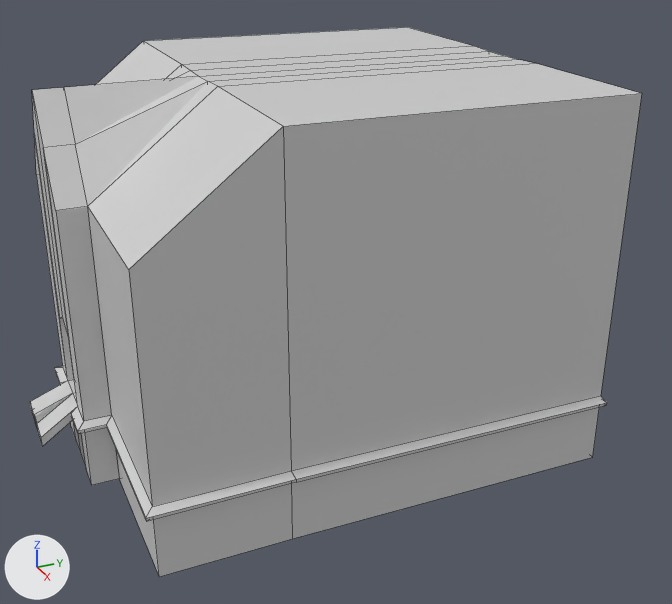
An edit to the COLLADA model game/art/shapes/DUMMY House exterior.dae, drawn before and after from the same camera.
Before and after are seen from a camera (50 mm lens) standing at (64.0, -11.0, 37.3) and looking at (3.3, 16.4, 6.9). Every picture has the same lights, and +X, +Y and +Z are marked at lower left. Mesh edges are drawn as thin lines. Where no turn or scale is listed for an object, it has been applied to the vertices.
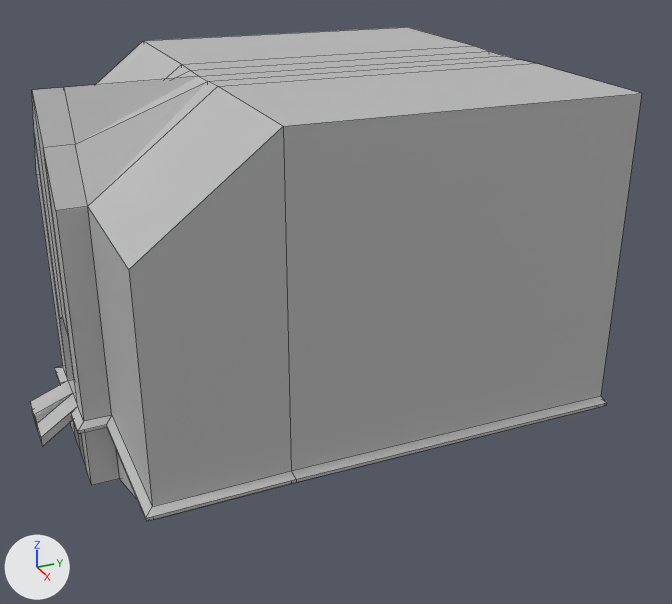
Location of each change, [x1, y1, x2, y2] in pixels of the pictures (672 x 604 px; the box of a moved part takes in the faces that stretch with it):
'Cube', recoloured, reshaped (10% shorter)
    before: [30, 27, 642, 577]
    after: [30, 27, 642, 521]
part 1 of me_cube, moved or reshaped
    before: [116, 407, 599, 577]
    after: [116, 413, 574, 518]

Patch to the scene script:
```diff
--- a/game/art/shapes/DUMMY House exterior.dae.py
+++ b/game/art/shapes/DUMMY House exterior.dae.py
@@ mat_material_material_001_material @@
+mat_material_material_001_material = principled_material('Material-material_001-material')
+mat_material_material_001_material.base_color = (0.512, 0.512, 0.512)  # grey #bebebe
+mat_material_material_001_material.roughness = 0.44
@@ me_cube @@
 me_cube.from_pydata(...)  # 163 vertices, 165 faces; spans x -16.8..16.8, y -6.9..32.6, z -12.9..15.8
 # used by ob_cube; location = (0.0, 0.0, 8.88)
 # before: 55 (16.2, -1.9, -12.6) at pixel (159, 576), 56 (16.2, 7.3, -12.6) at pixel (292, 538), 140 (16.2, 32.6, -12.9) at pixel (592, 457)
-me_cube.materials.append(mat_material_material)  # light grey #d1d1d1
+# me_cube part 1
+for i in [55, 56, 140]: me_cube.vertices[i].co += Vector((0.0, 0.0, 4.5))
+me_cube.materials.append(mat_material_material_001_material)  # grey #bebebe
```
